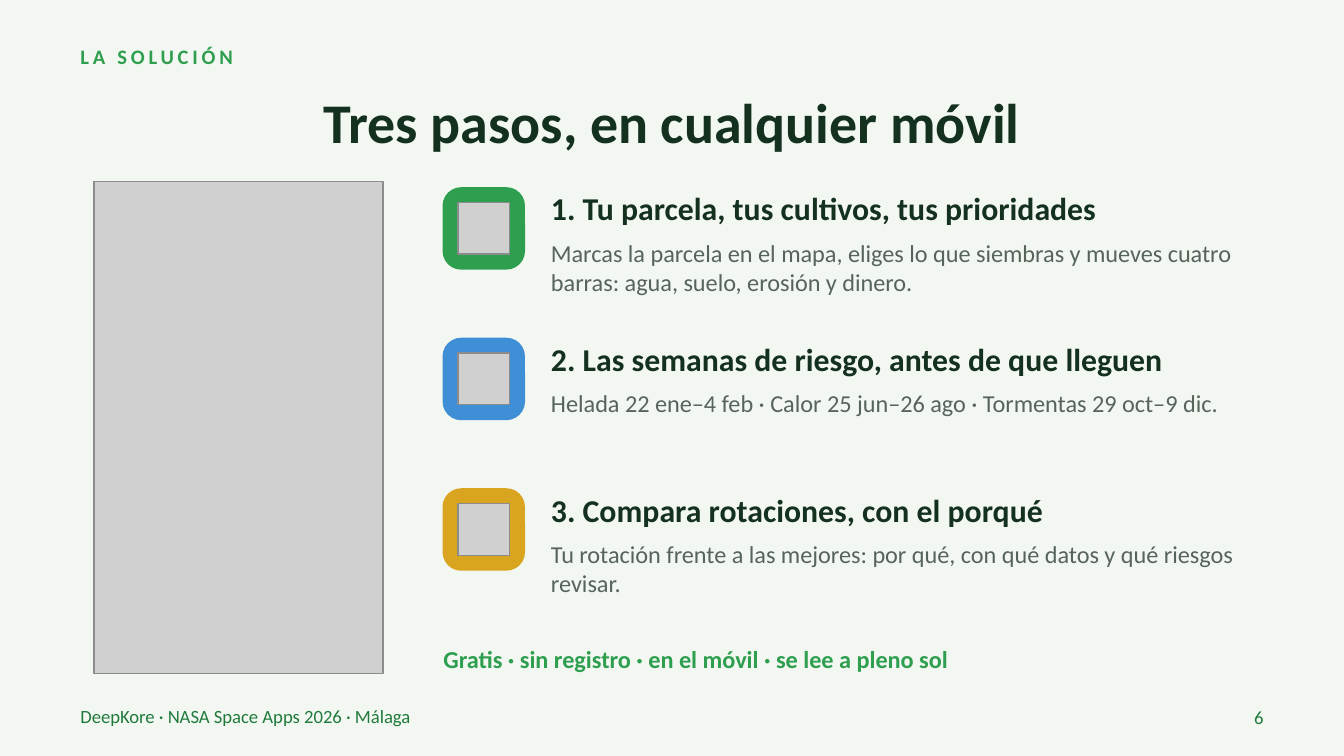
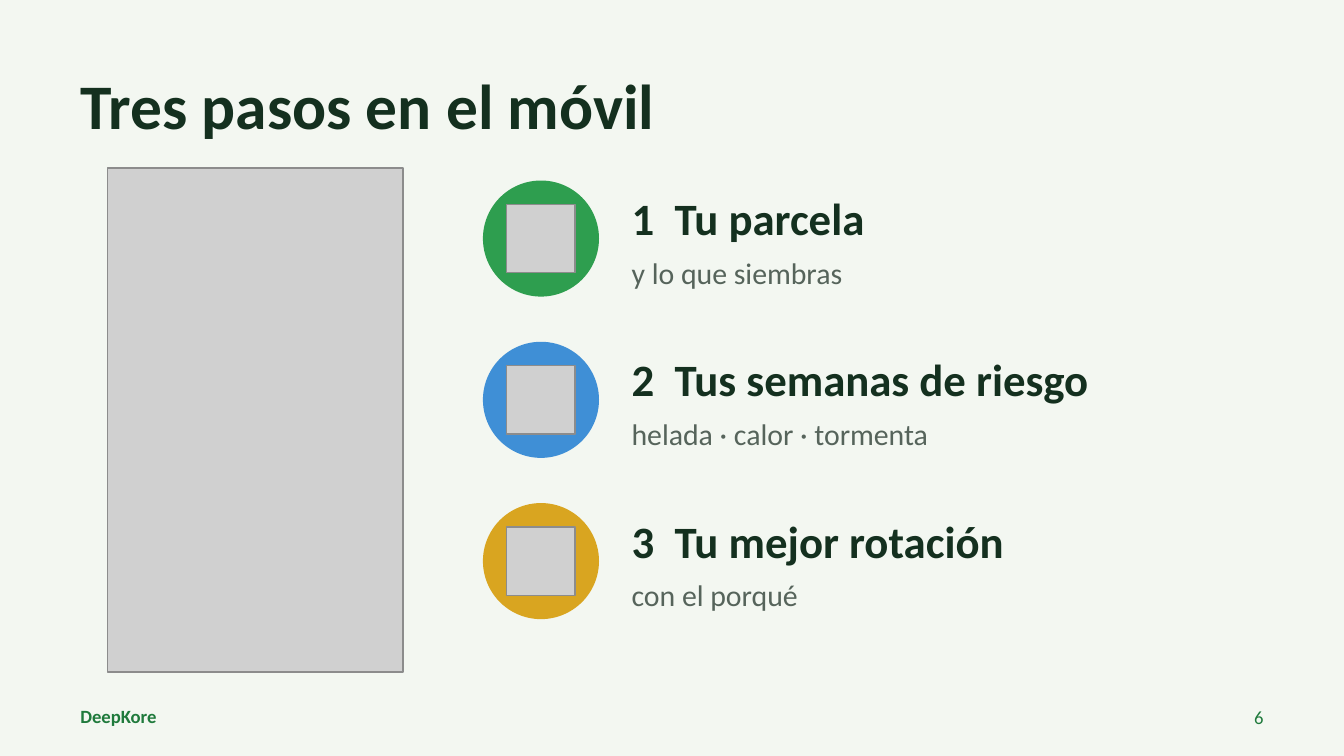
Before and after one commit to euZAPUS/deepkore, a slide deck: slide 6 of pitch/DeepKore_pitch_ES.pptx. Drawn at 1344x756 pixels with LibreOffice and Linux fonts; fonts in the diff are those of the drawing; grey boxes stand for pictures. Boxes give left, top, right and bottom in pixels: in the first picture for what was removed or moved away, otherwise in the second. Text is boxed around its words. In the diff, an @@ line names an element or a change of style, - is before the commit and + after.

```diff
--- a/pitch/DeepKore_pitch_ES.pptx
+++ b/pitch/DeepKore_pitch_ES.pptx
@@ text removed at (x1=80, y1=47, x2=232, y2=64) @@
-LA SOLUCIÓN
@@ title at (x1=80, y1=84, x2=654, y2=139): text changed; size 30 to 34 pt @@
-Tres pasos, en cualquier móvil
+Tres pasos en el móvil
@@ picture resized from (x1=94, y1=181, x2=383, y2=673) to (x1=108, y1=168, x2=403, y2=672) @@
@@ rounded rectangle removed at (x1=444, y1=188, x2=524, y2=269) @@
@@ ellipse added at (x1=484, y1=181, x2=598, y2=296), fill #2E9E4F, outline #2E9E4F 1 pt @@
@@ picture resized from (x1=458, y1=203, x2=509, y2=254) to (x1=507, y1=204, x2=575, y2=273) @@
@@ text at (x1=632, y1=203, x2=865, y2=242): text changed; size 17 to 24 pt @@
-1. Tu parcela, tus cultivos, tus prioridades
+1 Tu parcela
@@ text removed at (x1=551, y1=245, x2=1231, y2=295) @@
-Marcas la parcela en el mapa, eliges lo que siembras y mueves cuatro barras: agua, suelo, erosión y dinero.
@@ text added at (x1=632, y1=263, x2=842, y2=289), 16 pt, text #56645B @@
+y lo que siembras
@@ rounded rectangle removed at (x1=444, y1=339, x2=524, y2=419) @@
@@ ellipse added at (x1=484, y1=343, x2=598, y2=457), fill #3F8FD6, outline #3F8FD6 1 pt @@
@@ picture resized from (x1=458, y1=353, x2=509, y2=405) to (x1=507, y1=366, x2=575, y2=434) @@
@@ text at (x1=632, y1=364, x2=1088, y2=404): text changed; size 17 to 24 pt @@
-2. Las semanas de riesgo, antes de que lleguen
+2 Tus semanas de riesgo
@@ text removed at (x1=551, y1=395, x2=1218, y2=416) @@
-Helada 22 ene–4 feb · Calor 25 jun–26 ago · Tormentas 29 oct–9 dic.
@@ text added at (x1=632, y1=424, x2=928, y2=445), 16 pt, text #56645B @@
+helada · calor · tormenta
@@ rounded rectangle removed at (x1=444, y1=489, x2=524, y2=570) @@
@@ ellipse added at (x1=484, y1=504, x2=598, y2=618), fill #D9A520, outline #D9A520 1 pt @@
@@ picture resized from (x1=458, y1=504, x2=509, y2=555) to (x1=507, y1=527, x2=575, y2=595) @@
@@ text added at (x1=632, y1=526, x2=1003, y2=566), 24 pt, text #14301F, bold @@
+3 Tu mejor rotación
@@ text removed at (x1=551, y1=546, x2=1233, y2=592) @@
-Tu rotación frente a las mejores: por qué, con qué datos y qué riesgos revisar.
@@ text at (x1=632, y1=585, x2=797, y2=611): text changed; size 17 to 16 pt; text colour #14301F to #56645B; bold off @@
-3. Compara rotaciones, con el porqué
+con el porqué
@@ text removed at (x1=443, y1=651, x2=948, y2=672) @@
-Gratis · sin registro · en el móvil · se lee a pleno sol
@@ text removed at (x1=80, y1=710, x2=410, y2=726) @@
-DeepKore · NASA Space Apps 2026 · Málaga
@@ text added at (x1=80, y1=711, x2=156, y2=726), 10 pt, text #1F7A3C, bold @@
+DeepKore
```
Also in this commit, not shown: 7 other slides changed, 3 other files.
